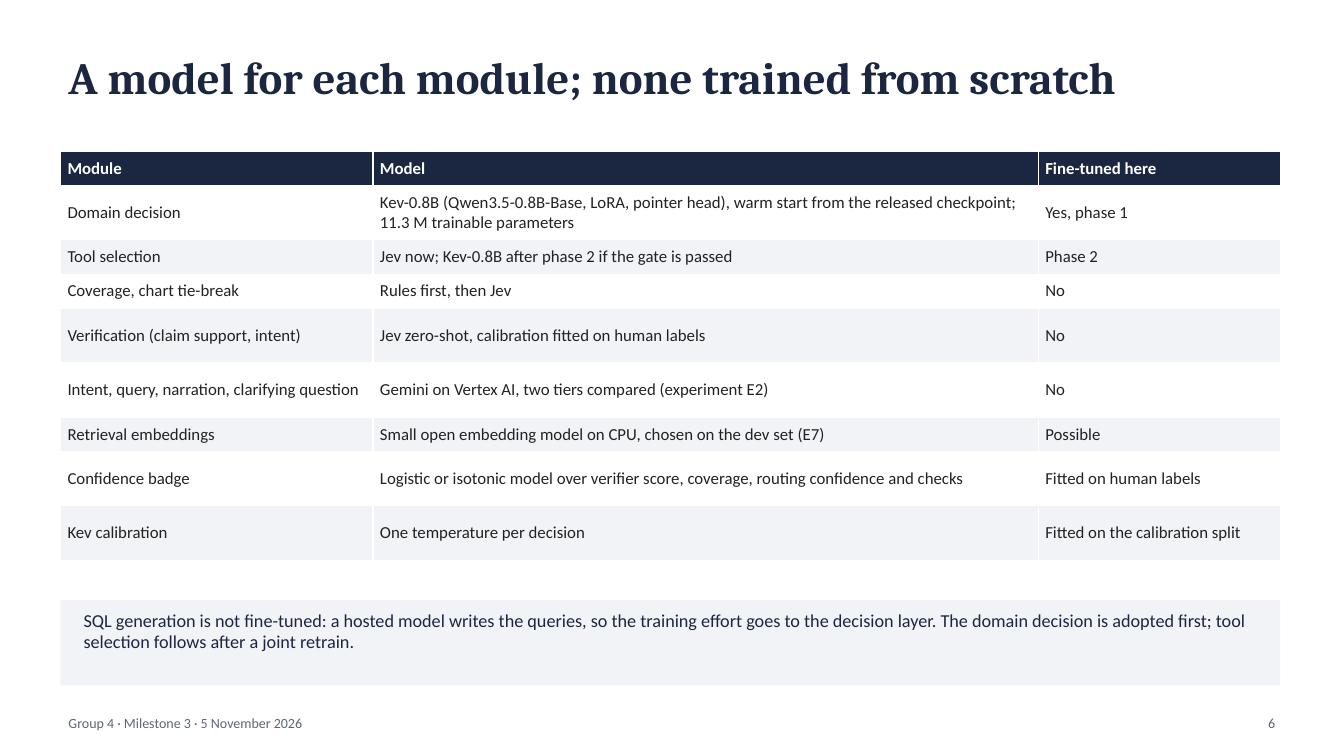
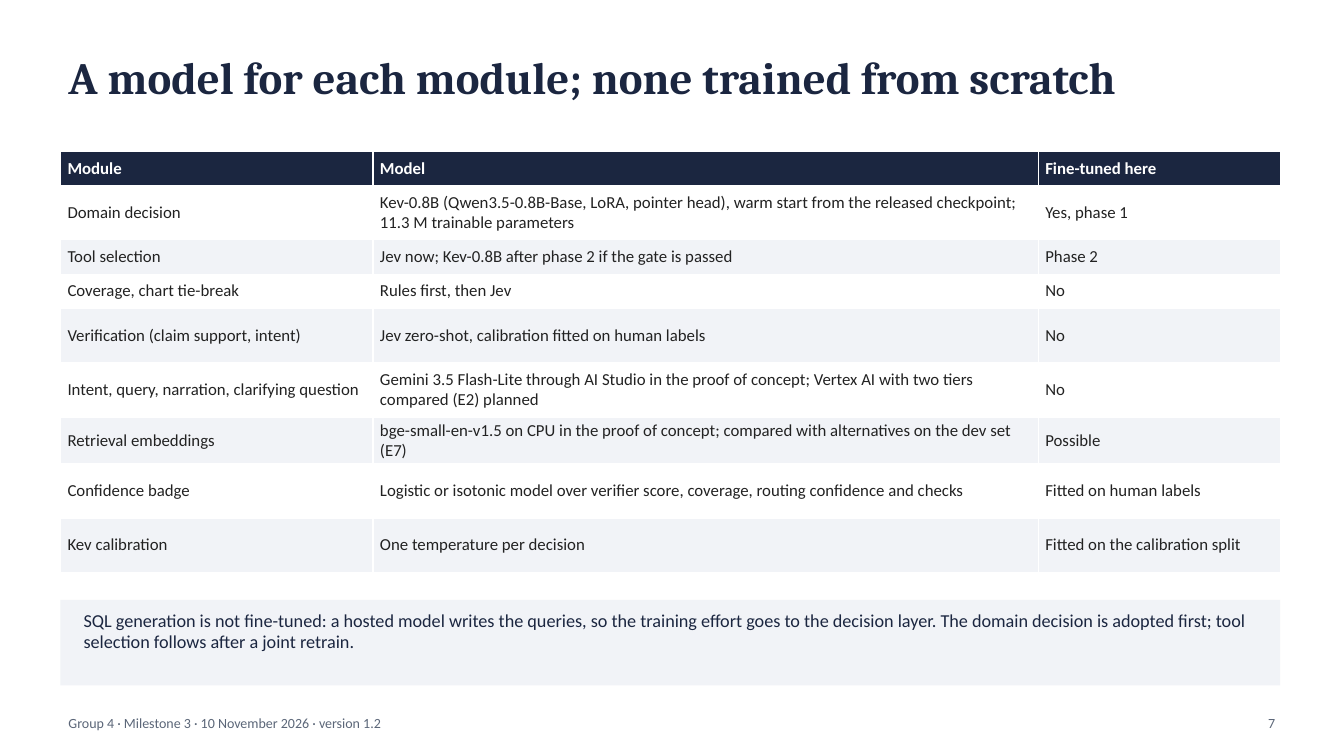
Before and after one commit to sathyaIITM/Group-4-DS-and-AI-Lab-Project, a slide deck: slide 7 of docs/milestones/Milestone3_TA_Presentation.pptx (slide 6 before the commit). Drawn at 1344x756 pixels with LibreOffice and Linux fonts; fonts in the diff are those of the drawing. Boxes give left, top, right and bottom in pixels: in the first picture for what was removed or moved away, otherwise in the second. Text is boxed around its words. In the diff, an @@ line names an element or a change of style, - is before the commit and + after.

Commit message:
DOC: Milestone 3 v1.2 final: slides, sign-off, items moved to Milestone 4, file links in the report; pin the embedding model and pgvector image, record run metadata, add the repeat run and a lock file.

```diff
--- a/docs/milestones/Milestone3_TA_Presentation.pptx
+++ b/docs/milestones/Milestone3_TA_Presentation.pptx
@@ table at (60,151,1280,561) @@
-row 6, column 2: Gemini on Vertex AI, two tiers compared (experiment E2)
+row 6, column 2: Gemini 3.5 Flash-Lite through AI Studio in the proof of concept; Vertex AI with two tiers compared (E2) planned
-row 7, column 2: Small open embedding model on CPU, chosen on the dev set (E7)
+row 7, column 2: bge-small-en-v1.5 on CPU in the proof of concept; compared with alternatives on the dev set (E7)
@@ text at (68,718,381,730): text changed @@
-Group 4 · Milestone 3 · 5 November 2026
+Group 4 · Milestone 3 · 10 November 2026 · version 1.2
@@ text at (1268,719,1275,728): text changed @@
-6
+7
```
Also in this commit, not shown: 16 other slides changed, 4 slides added, 10 other files.
